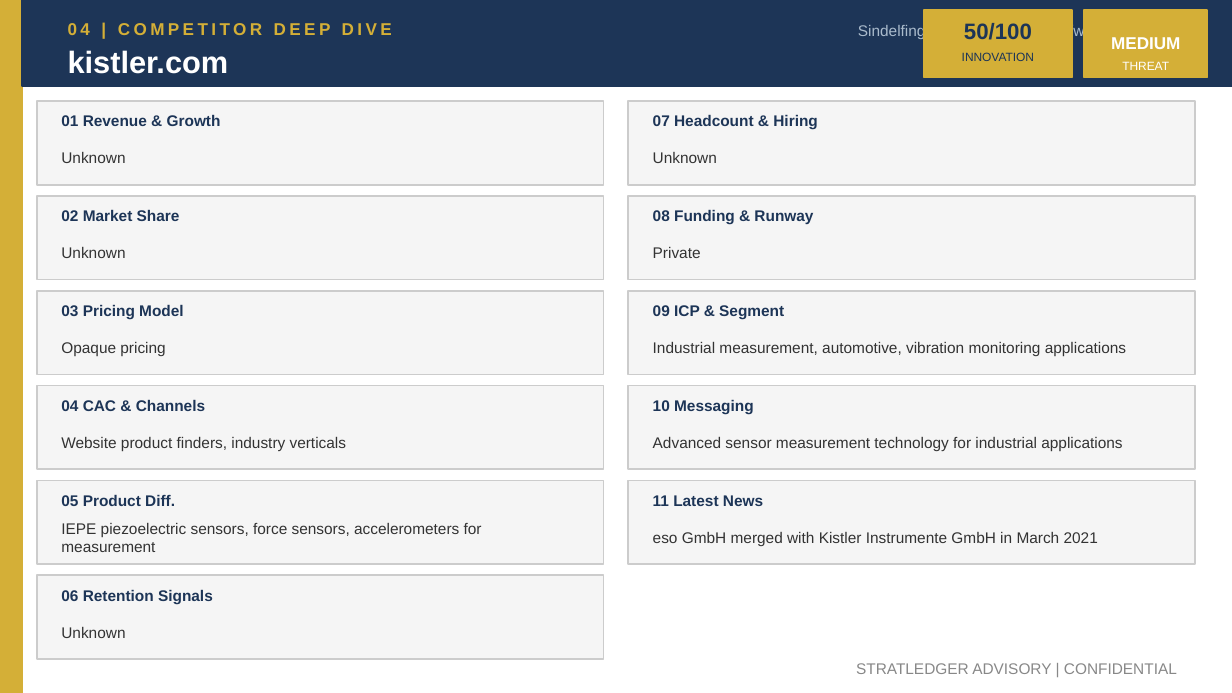
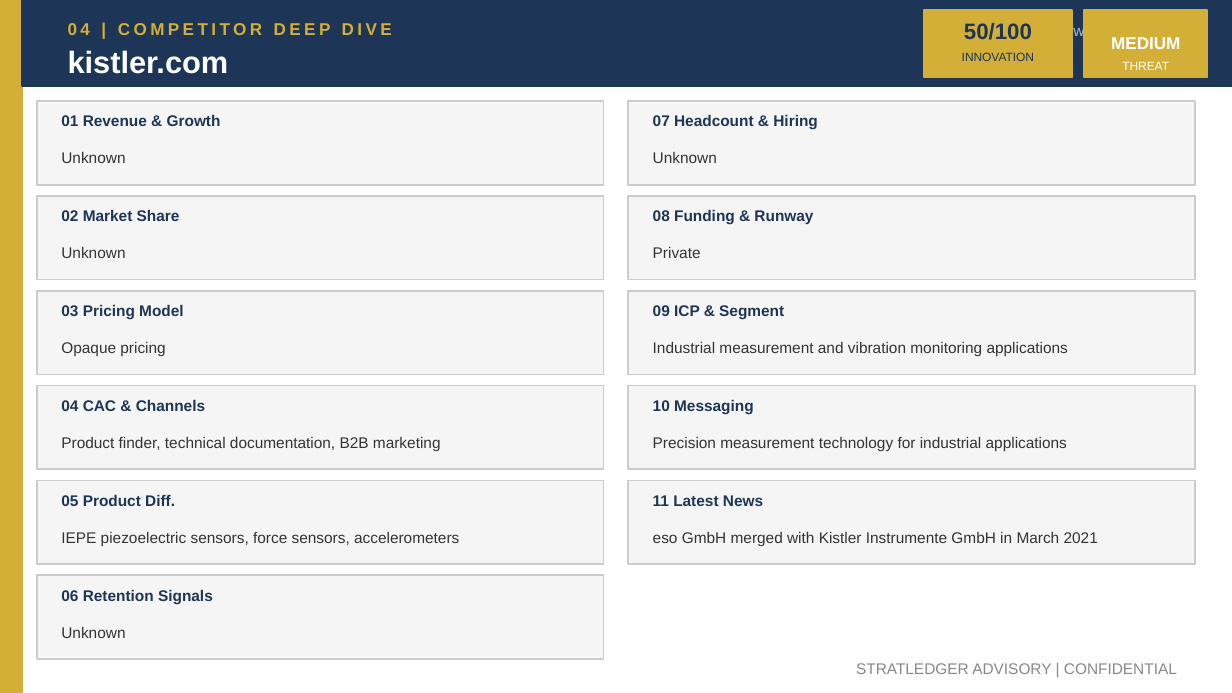
Before and after one commit to apexmakeshop-dot/droplet-commands, a slide deck: slide 7 of mesh_bioplastics_CI_Report.pptx. Drawn at 1232x693 pixels with LibreOffice and Linux fonts; fonts in the diff are those of the drawing. Boxes give left, top, right and bottom in pixels: in the first picture for what was removed or moved away, otherwise in the second. Text is boxed around its words. In the diff, an @@ line names an element or a change of style, - is before the commit and + after.

```diff
--- a/mesh_bioplastics_CI_Report.pptx
+++ b/mesh_bioplastics_CI_Report.pptx
@@ text at bbox=[950, 23, 1183, 39]: text changed @@
-Sindelfingen, Germany | https://www.kistler.com
+Unknown | https://www.kistler.com
@@ text at bbox=[653, 342, 1068, 356]: text changed @@
-Industrial measurement, automotive, vibration monitoring applications
+Industrial measurement and vibration monitoring applications
@@ text at bbox=[61, 437, 441, 451]: text changed @@
-Website product finders, industry verticals
+Product finder, technical documentation, B2B marketing
@@ text at bbox=[653, 437, 1067, 451]: text changed @@
-Advanced sensor measurement technology for industrial applications
+Precision measurement technology for industrial applications
@@ text at bbox=[61, 532, 459, 546]: text changed @@
-IEPE piezoelectric sensors, force sensors, accelerometers for measurement
+IEPE piezoelectric sensors, force sensors, accelerometers
```
Also in this commit, not shown: 4 other slides changed.
